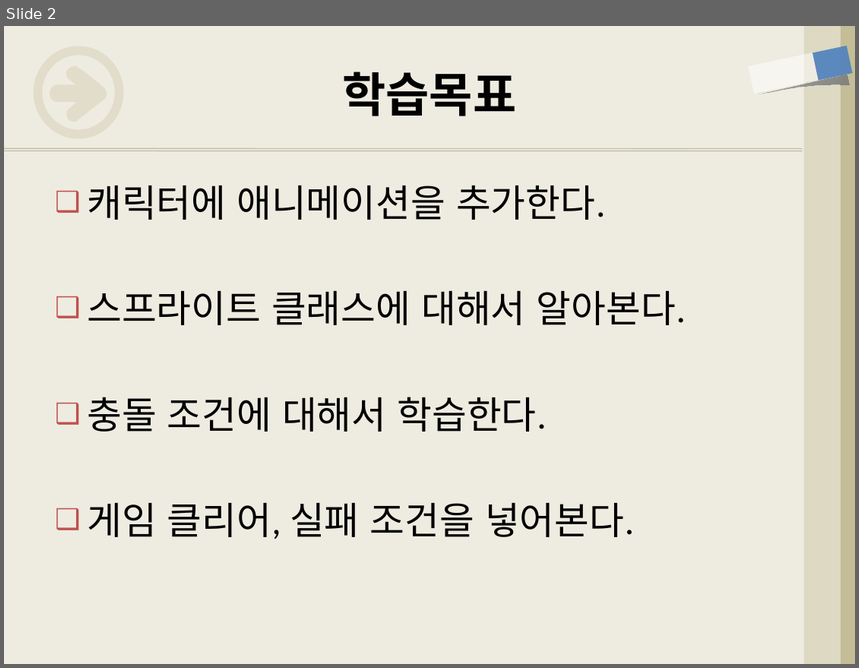
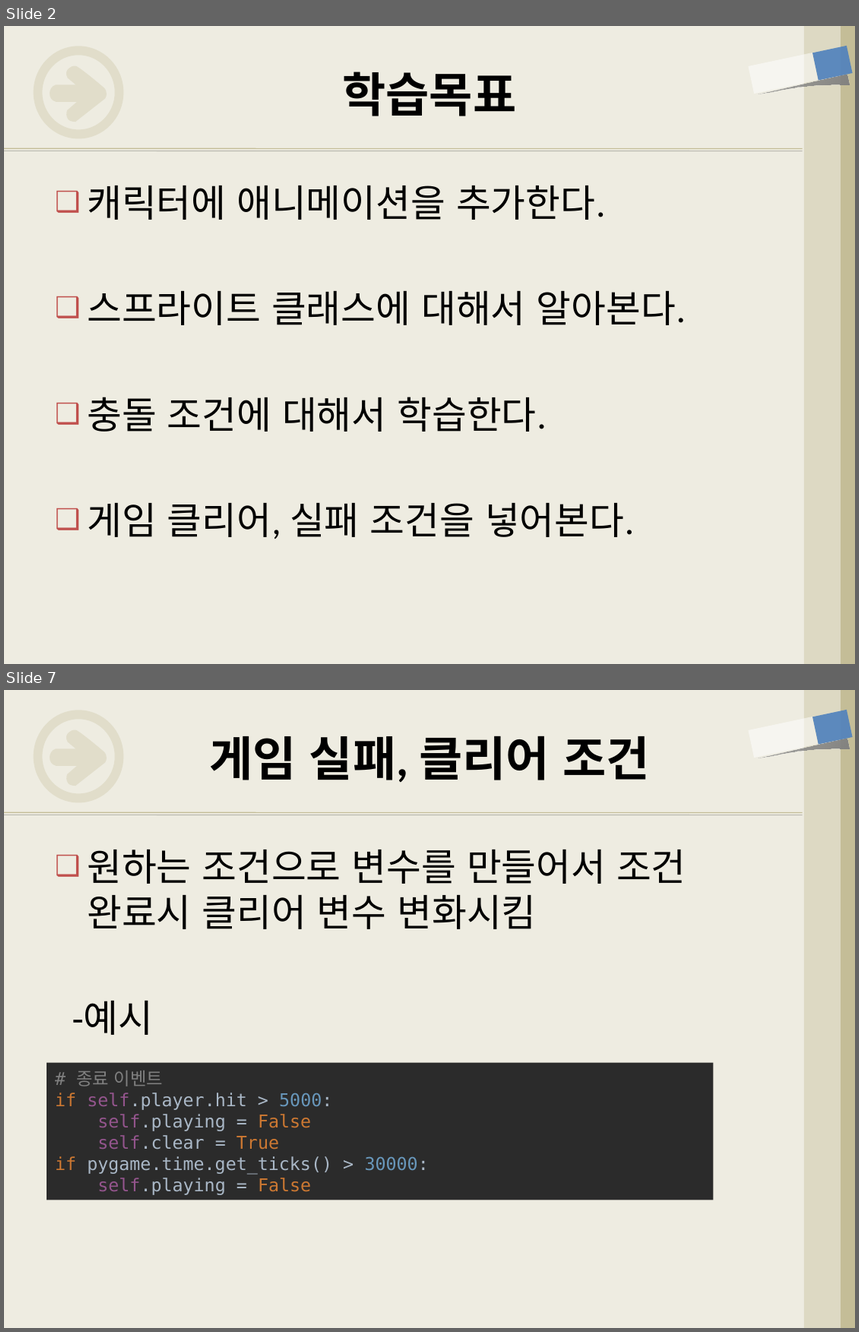
Before and after one commit to freshmea/weizman_python_class, a slide deck: textbook/파이썬5-4교시.pptx. Shown one above the other, each under a label of ours: slide 2 before the commit, slides 2 and 7 after it; the slides between them are not shown. The pictures are 859x668 and 859x1332 pixels, drawn with LibreOffice and Linux fonts; fonts in the diff are those of the drawing. Boxes give left, top, right and bottom in pixels: in the first picture for what was removed or moved away, otherwise in the second. Text is boxed around its words. In the diff, an @@ line names an element or a change of style, - is before the commit and + after.

```diff
--- a/textbook/파이썬5-4교시.pptx
+++ b/textbook/파이썬5-4교시.pptx
@@ slide 7 added at (4, 690, 855, 1328), background #EEECE1; not listed: 8 template elements that a slide beside it also shows @@
@@ title added at (209, 736, 649, 782), 40 pt, text #000000, bold @@
+게임 실패, 클리어 조건
@@ text added at (72, 850, 686, 1035), 32 pt, text #000000 @@
+❑ 원하는 조건으로 변수를 만들어서 조건 완료시 클리어 변수 변화시킴
+-예시
@@ rectangle added at (47, 1063, 713, 1201), fill #2B2B2B, 15 pt, text #A9B7C6 @@
+# 종료 이벤트
+if self.player.hit > 5000:
+self.playing = False
+self.clear = True
+if pygame.time.get_ticks() > 30000:
+self.playing = False
```
Also in this commit, not shown: 2 slides changed, 3 other slides added, 5 slides removed, 1 other file.
